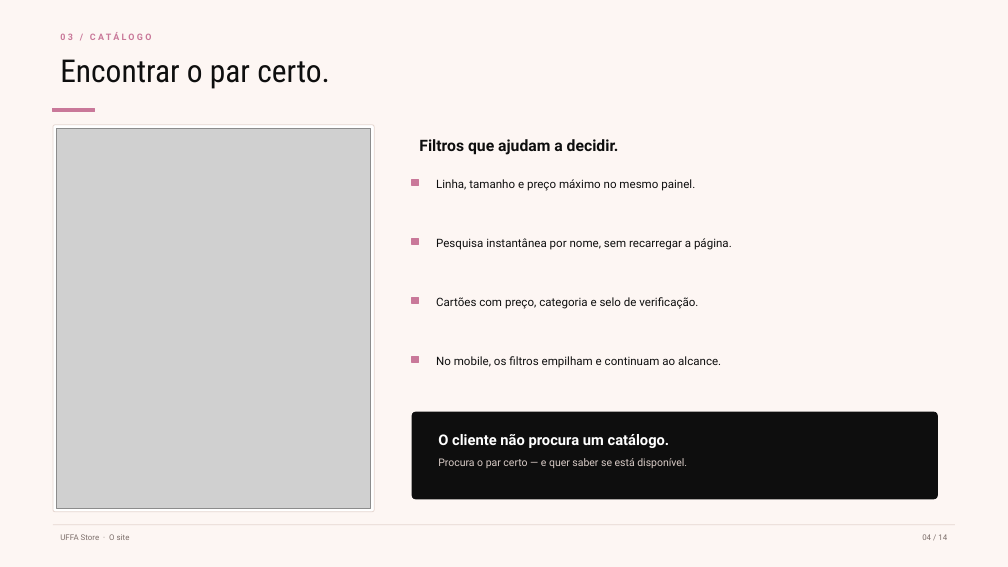
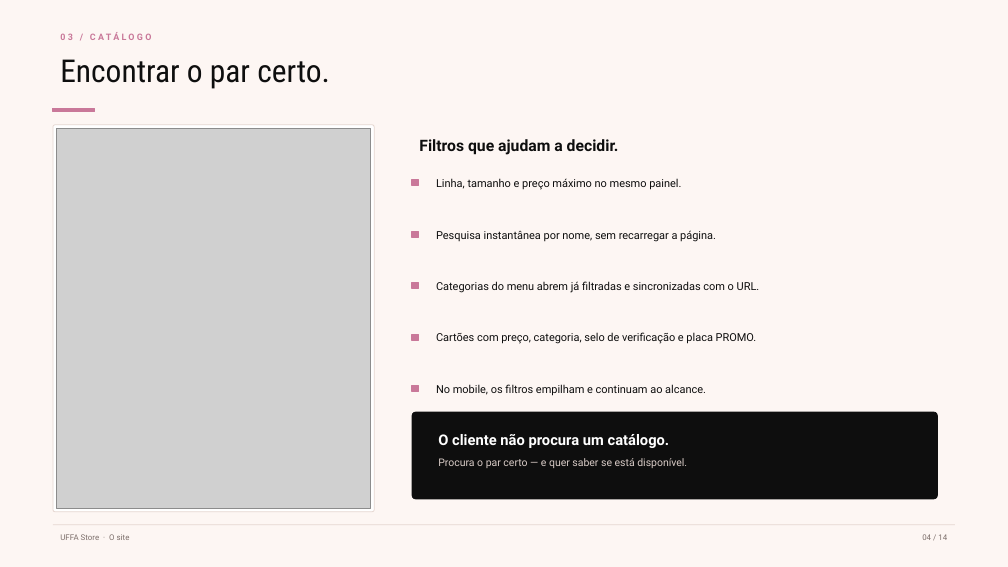
Before and after one commit to jrfdutra/uffastore, a slide deck: slide 4 of docs/apresentacao-site-uffa.pptx. Drawn at 1008x567 pixels with LibreOffice and Linux fonts; fonts in the diff are those of the drawing; grey boxes stand for pictures. Boxes give left, top, right and bottom in pixels: in the first picture for what was removed or moved away, otherwise in the second. Text is boxed around its words. In the diff, an @@ line names an element or a change of style, - is before the commit and + after.

```diff
--- a/docs/apresentacao-site-uffa.pptx
+++ b/docs/apresentacao-site-uffa.pptx
@@ rectangle moved from (x1=412, y1=239, x2=418, y2=245) to (x1=412, y1=231, x2=418, y2=237) @@
@@ text "Pesquisa instantânea por nome, sem ..." moved from (x1=436, y1=238, x2=732, y2=250) to (x1=436, y1=230, x2=716, y2=242) @@
@@ rectangle moved from (x1=412, y1=298, x2=418, y2=304) to (x1=412, y1=283, x2=418, y2=289) @@
@@ text added at (x1=436, y1=281, x2=760, y2=293), 10.5 pt, text #0E0E0E @@
+Categorias do menu abrem já filtradas e sincronizadas com o URL.
@@ rectangle moved from (x1=412, y1=357, x2=418, y2=363) to (x1=412, y1=334, x2=418, y2=340) @@
@@ text at (x1=436, y1=332, x2=757, y2=344): text changed; size 11 to 10.5 pt @@
-Cartões com preço, categoria e selo de verificação.
+Cartões com preço, categoria, selo de verificação e placa PROMO.
@@ rectangle added at (x1=412, y1=386, x2=418, y2=392), fill #C97899, outline #C97899 1 pt @@
@@ size 11 to 10.5 pt in 3 elements at (x1=436, y1=178, x2=681, y2=190), (x1=436, y1=230, x2=716, y2=242), (x1=436, y1=384, x2=706, y2=396) @@
@@ text "No mobile, os filtros empilham ..." moved from (x1=436, y1=356, x2=721, y2=368) to (x1=436, y1=384, x2=706, y2=396) @@
```
Also in this commit, not shown: 4 other slides changed, 12 other files.
